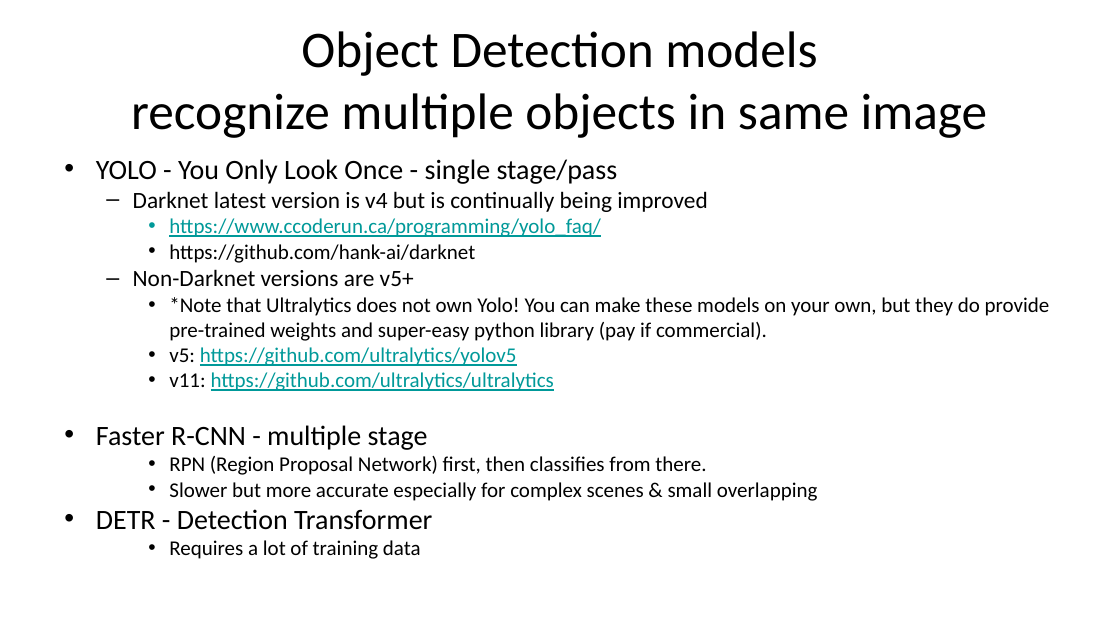
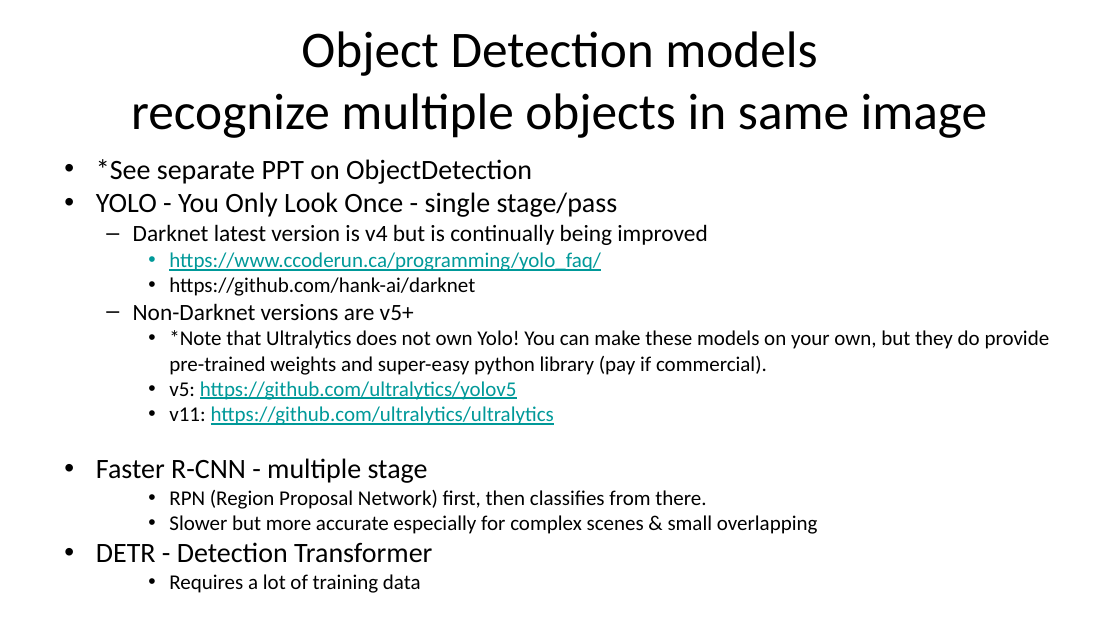
Before and after one commit to gigaprog/p_presentations, a slide deck: slide 20 of AI/AI PyTorch.pptx. Drawn at 1120x630 pixels with LibreOffice and Linux fonts; fonts in the diff are those of the drawing. Boxes give left, top, right and bottom in pixels: in the first picture for what was removed or moved away, otherwise in the second. Text is boxed around its words. In the diff, an @@ line names an element or a change of style, - is before the commit and + after.

```diff
--- a/AI/AI PyTorch.pptx
+++ b/AI/AI PyTorch.pptx
@@ text at box(96, 159, 532, 184): paragraph added @@
+• *See separate PPT on ObjectDetection
```
Also in this commit, not shown: 3 other slides changed, 1 slide removed, 1 other file.
